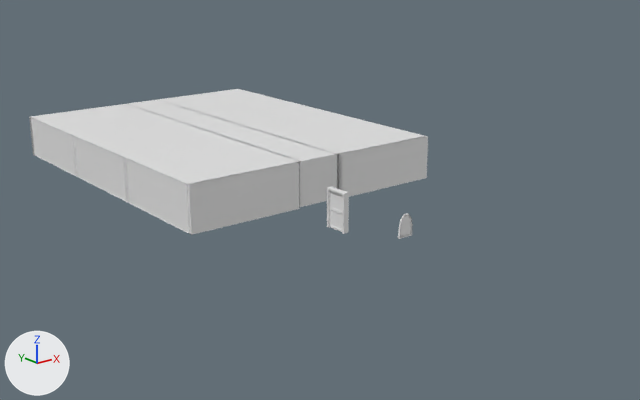
What one commit did to the FBX model Assets/Scenes/apartment/apartment_modular.fbx.
Before and after are seen from a 50 mm lens placed at (-25.9, -35.5, 13.1), pointed at (0.2, -2.9, 0.1). Every picture has the same lights, and +X, +Y and +Z are marked at lower left. Where no turn or scale is listed for an object, it has been applied to the vertices. Vertices at the same position are counted once.

In view in the first picture: 'aprt _wall.001', 'aprt _wall.002', 'aprt_ceiling', 'door', 'hall_ceiling', 'hall_wall', 'window'.
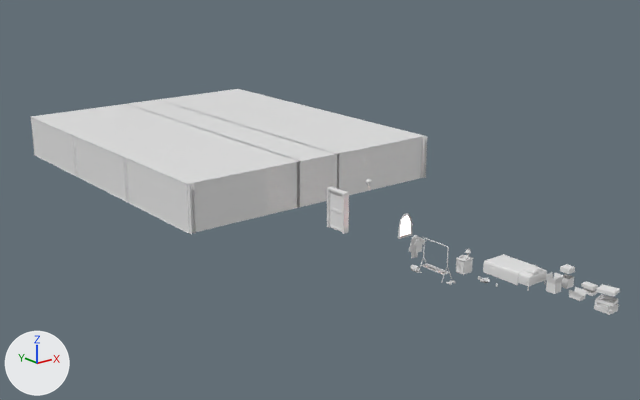
Changed parts and their boxes (x1, y1, x2, y2) in the pictures (640 x 400 px):
'aprt _wall.002', reshaped
    before: (29, 89, 428, 235)
    after: (31, 119, 425, 234)
'bed_made', added
    after: (483, 254, 543, 285)
'box_3_bottom', added
    after: (594, 294, 619, 315)
'bed_base', added
    after: (487, 268, 547, 291)
'box_1_single', added
    after: (546, 272, 564, 294)
'nightstand', added
    after: (456, 255, 474, 275)
'clothes rack', added
    after: (418, 238, 452, 282)
'box_3_top', added
    after: (596, 284, 620, 297)
'box_2_single', added
    after: (569, 287, 586, 301)
'box_1_bottom', added
    after: (561, 274, 574, 289)
'robe', added
    after: (409, 235, 419, 258)
'box_1_top', added
    after: (560, 264, 575, 274)
'box_2_top', added
    after: (581, 281, 598, 291)
'shirt', added
    after: (414, 237, 424, 253)
'box_2_bottom', added
    after: (582, 288, 597, 296)
'bag', added
    after: (410, 265, 422, 273)
part 1 of me_cube_023, deleted
    before: (29, 104, 121, 155)
part 2 of me_cube_023, deleted
    before: (342, 137, 428, 197)
part 3 of me_cube_023, deleted
    before: (189, 163, 300, 235)
part 4 of me_circle, recoloured
    both: (401, 216, 410, 236)

The change, as a list of edits to the scene's bpy script:
```text
Add mat_emission:
    mat_emission = principled_material('emission')
    mat_emission.base_color = (1.0, 0.823, 0.65)  # beige #ffead3
    mat_emission.emission_color = (1.0, 0.582, 0.496)  # beige #ffc9bb
    mat_emission.emission_strength = 24.2
Change me_cube_023:
    where me_cube_023.from_pydata(...)  # 64 vertices, 16 faces; spans x -14.6..0.0, y -18.1..0.0, z 0.0..2.3
    me_cube_023 part 1: the loose piece of 4 vertices spanning x -14.6..-8.6, y 0.0, z 0.0..2.3 is deleted
    me_cube_023 part 2: the loose piece of 4 vertices spanning x -6.0..0.0, y -18.1, z 0.0..2.3 is deleted
    me_cube_023 part 3: the loose piece of 4 vertices spanning x -14.6..-8.6, y -18.1, z 0.0..2.3 is deleted
Change me_circle:
    where me_circle.from_pydata(...)  # 40 vertices, 35 faces; spans x -0.384..0.384, y -0.036..0.081, z -0.001..1.067
    me_circle part 4: all 3 faces centred in x 0.0..0.001, y 0.0, z 0.313..0.899 switch from no material to mat_emission (beige #ffead3)
    add me_circle.materials.append(mat_material_002)  # white #e7e7e7
Add me_cube_020:
    me_cube_020.from_pydata([(-0.149, -0.337, -0.116), (-0.149, -0.337, 0.01), (-0.149, 0.144, -0.116), (-0.149, 0.144, 0.01), (0.149, -0.337, -0.116), (0.149, -0.337, 0.01), (0.149, 0.144, -0.116), (0.149, 0.144, 0.01)], [], [(5, 1, 0, 4), (3, 7, 6, 2), (6, 4, 0, 2), (7, 5, 4, 6), (1, 3, 2, 0)])
Add me_cube_019:
    me_cube_019.from_pydata([(0.193, 0.193, 0.096), (-0.193, 0.193, 0.096), (0.193, -0.193, 0.096), (0.193, 0.193, -0.096), (-0.193, 0.193, -0.096), (0.193, -0.193, -0.096), (-0.193, -0.193, -0.096), (-0.193, -0.193, 0.096)], [], [(1, 7, 2, 0), (1, 0, 3, 4), (0, 2, 5, 3), (2, 7, 6, 5), (7, 1, 4, 6)])
Add me_cube_021:
    me_cube_021.from_pydata([(-0.155, 0.25, 0.066), (-0.155, 0.25, -0.066), (-0.155, -0.25, 0.066), (-0.155, -0.25, -0.066), (0.155, -0.25, -0.066), (0.155, -0.25, 0.066), (0.155, 0.25, -0.066), (0.155, 0.25, 0.066)], [], [(0, 7, 6, 1), (5, 2, 3, 4), (7, 5, 4, 6), (2, 0, 1, 3), (7, 0, 2, 5)])
Add me_cube_018:
    me_cube_018.from_pydata([(-0.193, -0.193, -0.193), (-0.193, -0.193, 0.193), (-0.193, 0.193, -0.193), (-0.193, 0.193, 0.193), (0.193, -0.193, -0.193), (0.193, -0.193, 0.193), (0.193, 0.193, -0.193), (0.193, 0.193, 0.193)], [], [(3, 7, 6, 2), (7, 5, 4, 6), (6, 4, 0, 2), (1, 3, 2, 0), (5, 1, 0, 4)])
Add me_plane_016:
    me_plane_016.from_pydata([(-0.178, -0.368, -0.067), (0.318, -0.258, -0.067), (-0.318, 0.258, -0.067), (0.178, 0.368, -0.067), (-0.318, 0.258, 0.067), (-0.178, -0.368, 0.067), (0.318, -0.258, 0.067), (0.178, 0.368, 0.067)], [], [(5, 6, 7, 4), (0, 1, 6, 5), (1, 3, 7, 6), (2, 0, 5, 4), (3, 2, 4, 7)])
Add ob_bed_made:
    ob_bed_made = bpy.data.objects.new('bed_made', me_cube_005)  # 134 vertices, 117 faces; spans x -0.61..0.61, y -1.0..1.17, z 0.09..0.74
    ob_bed_made.location = (-0.17, -15.41, -0.01)
Add ob_box_2_bottom:
    ob_box_2_bottom = bpy.data.objects.new('box_2_bottom', me_cube_020)
    ob_box_2_bottom.location = (0.73, -17.96, 0.2)
Add ob_box_1_top:
    ob_box_1_top = bpy.data.objects.new('box_1_top', me_cube_019)
    ob_box_1_top.location = (0.77, -17.02, 0.69)
Add ob_box_1_single:
    ob_box_1_single = bpy.data.objects.new('box_1_single', me_cube_010)  # 16 vertices, 9 faces; spans x -0.256..0.256, y -0.256..0.256, z -0.317..0.317
    ob_box_1_single.location = (0.0, -17.02, 0.32)
Add ob_box_2_top:
    ob_box_2_top = bpy.data.objects.new('box_2_top', me_cube_021)
    ob_box_2_top.location = (0.73, -18.06, 0.36)
Add ob_clothes_rack:
    ob_clothes_rack = bpy.data.objects.new('clothes rack', me_cube)  # 80 vertices, 75 faces; spans x -0.292..0.292, y -0.65..0.65, z -0.703..0.703
    ob_clothes_rack.location = (-2.15, -12.99, 0.59)
Add ob_shirt:
    ob_shirt = bpy.data.objects.new('shirt', me_plane_011)  # 122 vertices, 114 faces; spans x -0.307..0.307, y -0.022..0.047, z -0.146..0.469
    ob_shirt.location = (-2.15, -12.11, 0.76)
Add ob_box_3_bottom:
    ob_box_3_bottom = bpy.data.objects.new('box_3_bottom', me_plane_004)  # 40 vertices, 27 faces; spans x -0.309..0.309, y -0.358..0.358, z -0.22..0.22
    ob_box_3_bottom.location = (-0.17, -19.39, 0.34)
Add ob_robe:
    ob_robe = bpy.data.objects.new('robe', me_plane_012)  # 174 vertices, 166 faces; spans x -0.351..0.351, y -0.013..0.094, z -0.495..0.436
    ob_robe.location = (-2.15, -11.87, 0.81)
Add ob_box_1_bottom:
    ob_box_1_bottom = bpy.data.objects.new('box_1_bottom', me_cube_018)
    ob_box_1_bottom.location = (0.77, -17.02, 0.2)
Add ob_box_2_single:
    ob_box_2_single = bpy.data.objects.new('box_2_single', me_cube_011)  # 12 vertices, 7 faces; spans x -0.198..0.198, y -0.241..0.241, z -0.159..0.159
    ob_box_2_single.location = (0.0, -18.06, 0.24)
Add ob_bed_base:
    ob_bed_base = bpy.data.objects.new('bed_base', me_cube_015)  # 192 vertices, 160 faces; spans x -0.57..0.56, y -1.05..1.1, z 0.0..0.58
    ob_bed_base.location = (-0.17, -15.38, -0.01)
Add ob_box_3_top:
    ob_box_3_top = bpy.data.objects.new('box_3_top', me_plane_016)
    ob_box_3_top.location = (-0.17, -19.39, 0.87)
Add ob_nightstand:
    ob_nightstand = bpy.data.objects.new('nightstand', me_cube_013)  # 224 vertices, 219 faces; spans x -0.278..0.278, y -0.225..0.225, z -0.312..0.312
    ob_nightstand.location = (-1.25, -13.7, 0.31)
Add ob_bag:
    ob_bag = bpy.data.objects.new('bag', me_cube_023_1)  # 280 vertices, 263 faces; spans x -0.119..0.199, y -0.283..0.285, z -0.114..0.122
    ob_bag.location = (-2.11, -11.88, -0.16)
```
